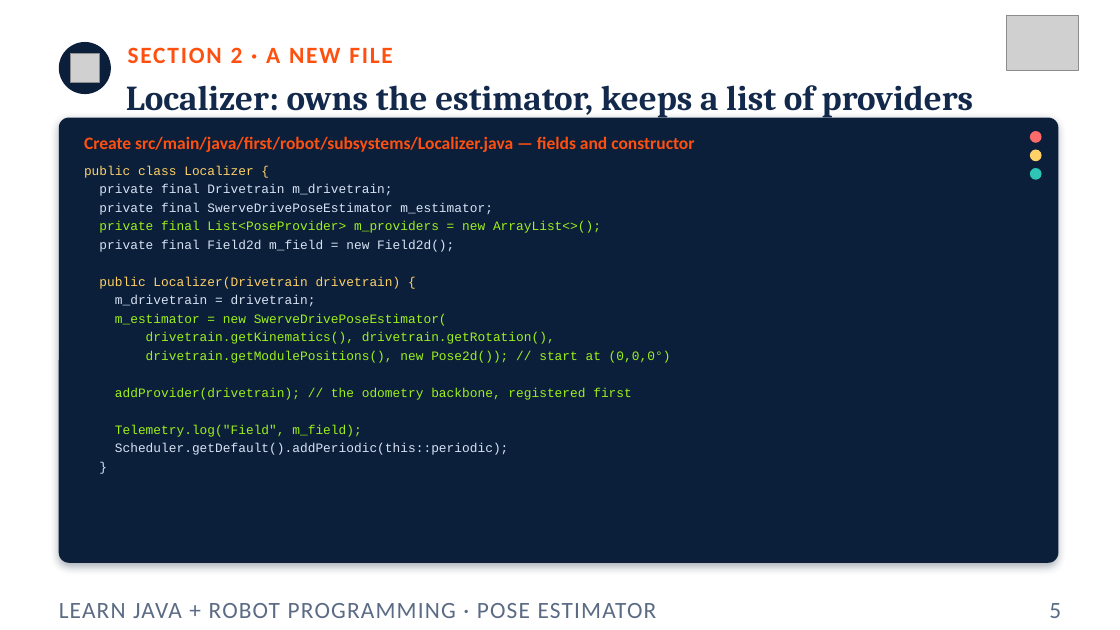
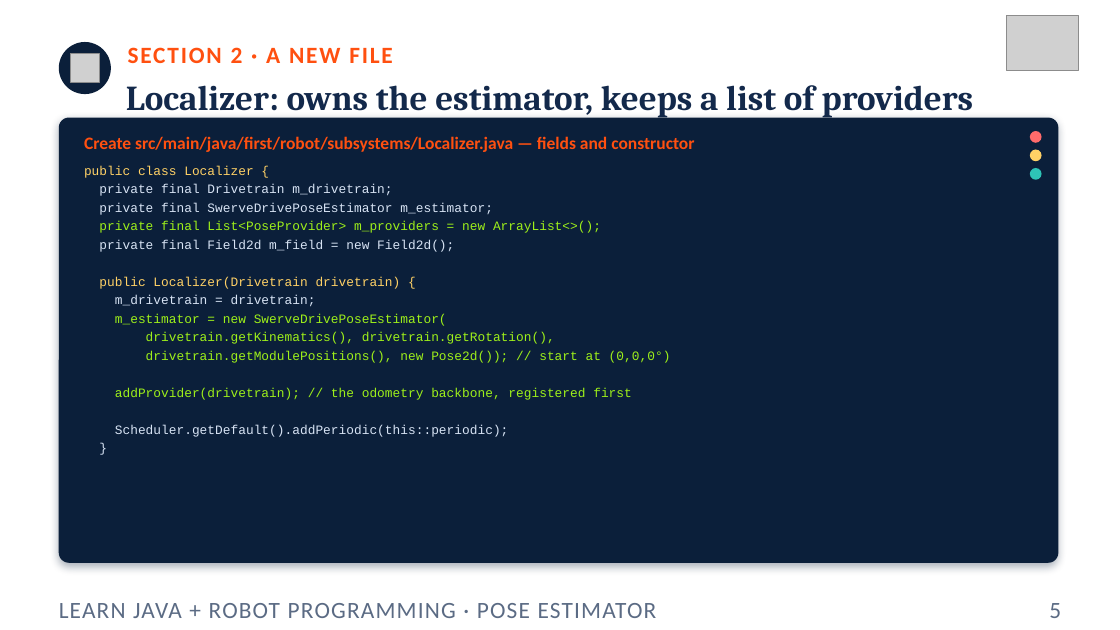
Before and after one commit to FRC5010/BasicRobotLessons, a slide deck: slide 5 of docs/presentations/v3/14-pose-estimator.pptx. Drawn at 1120x630 pixels with LibreOffice and Linux fonts; fonts in the diff are those of the drawing; grey boxes stand for pictures. Boxes give left, top, right and bottom in pixels: in the first picture for what was removed or moved away, otherwise in the second. Text is boxed around its words. In the diff, an @@ line names an element or a change of style, - is before the commit and + after.

```diff
--- a/docs/presentations/v3/14-pose-estimator.pptx
+++ b/docs/presentations/v3/14-pose-estimator.pptx
@@ text at bbox=[115, 425, 361, 437]: paragraph removed @@
-Telemetry.log("Field", m_field);
```
Also in this commit, not shown: 3 other slides changed, 11 other files.
